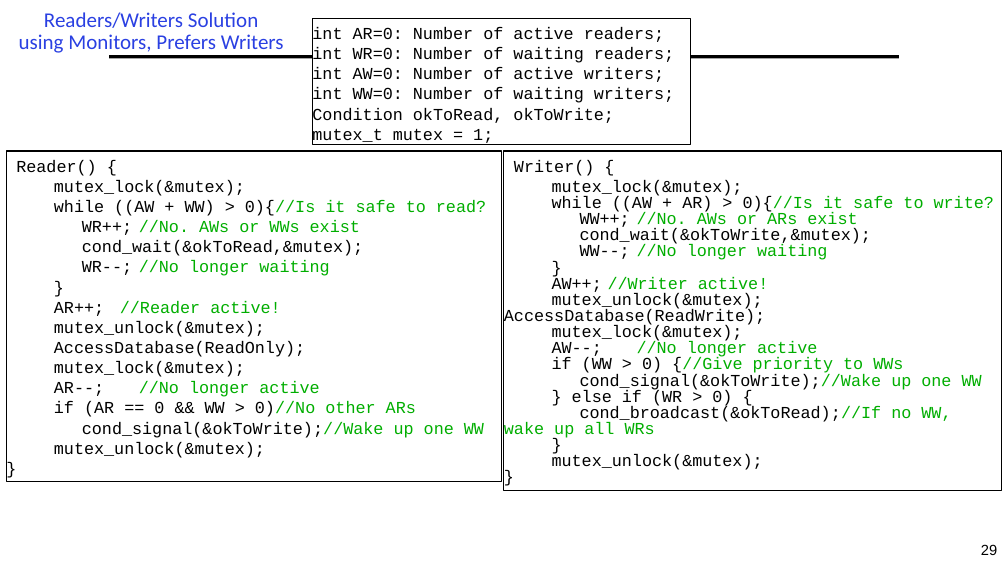
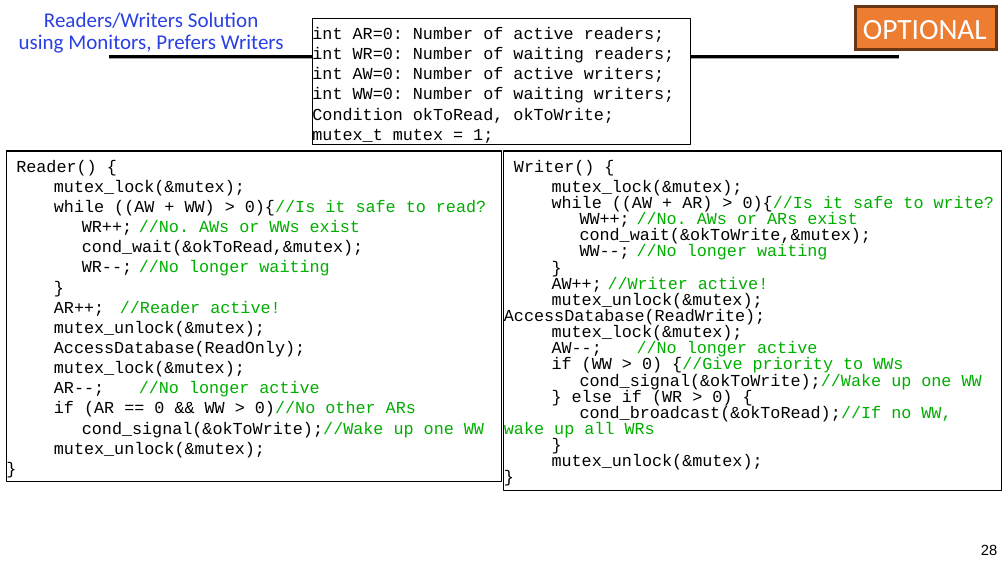
Before and after one commit to guhofstra/CSC256Fa25, a slide deck: slide 28 of PPTs/L3-Synchronization.pptx (slide 29 before the commit). Drawn at 1008x567 pixels with LibreOffice and Linux fonts; fonts in the diff are those of the drawing. Boxes give left, top, right and bottom in pixels: in the first picture for what was removed or moved away, otherwise in the second. Text is boxed around its words. In the diff, an @@ line names an element or a change of style, - is before the commit and + after.

```diff
--- a/PPTs/L3-Synchronization.pptx
+++ b/PPTs/L3-Synchronization.pptx
@@ rectangle added at [856,6,997,49], fill #ED7D31, outline #683715 3 pt, 28 pt, text #FFFFFF @@
+OPTIONAL
@@ page number at [981,544,997,555]: text changed @@
-29
+28
```
Also in this commit, not shown: 4 other slides changed, 1 slide removed, 3 other files.
